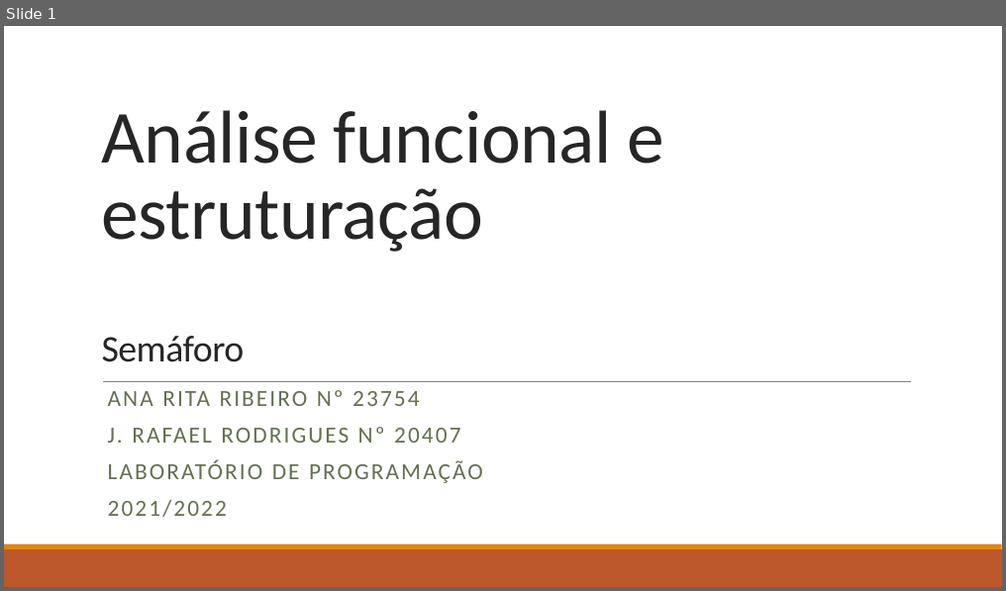
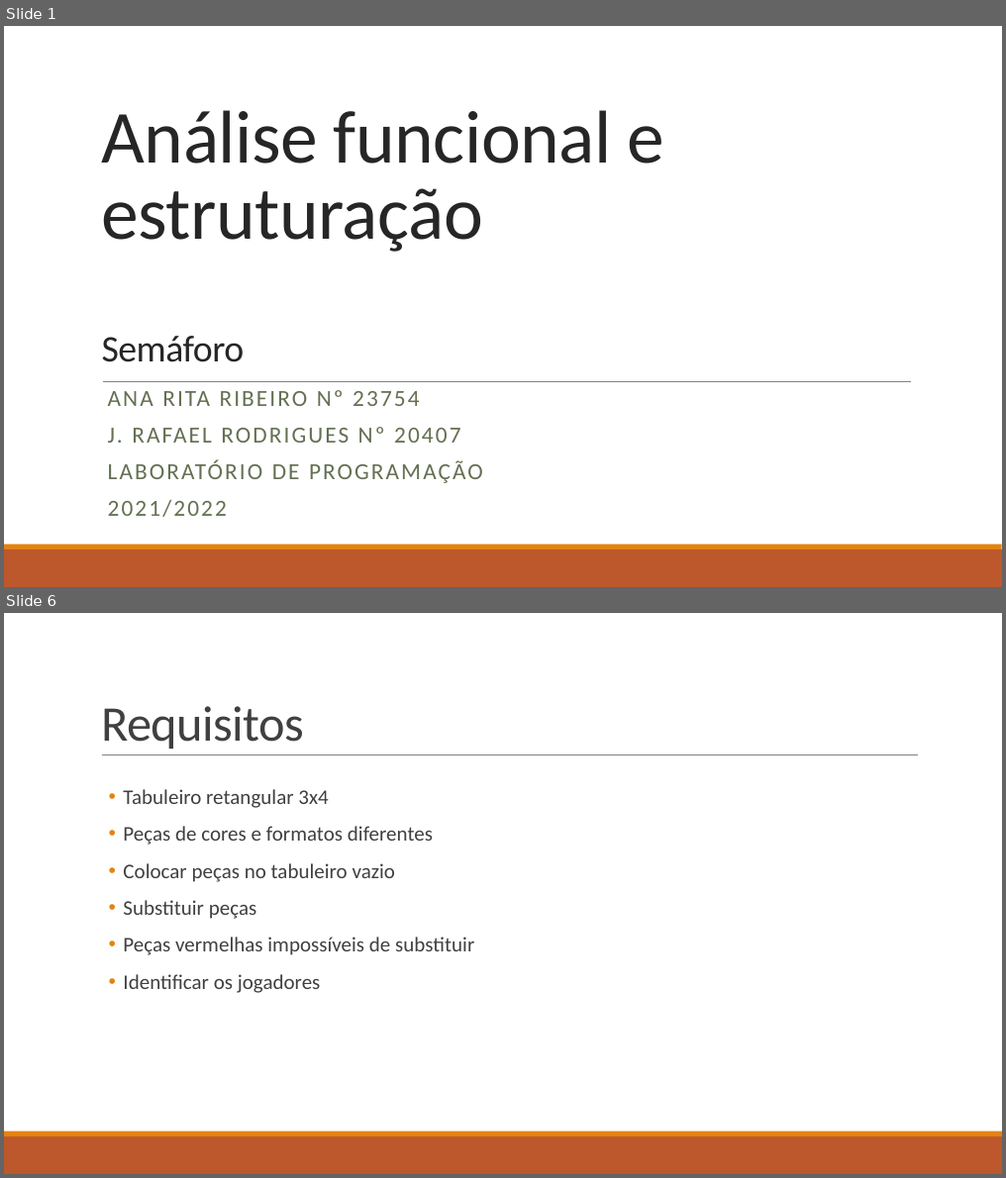
Before and after one commit to rafar99/SemaforoTP, a slide deck: Análise funcional e estruturação.pptx. Shown one above the other, each under a label of ours: slide 1 before the commit, slides 1 and 6 after it; the slides between them are not shown. The pictures are 1006x591 and 1006x1178 pixels, drawn with LibreOffice and Linux fonts; fonts in the diff are those of the drawing. Boxes give left, top, right and bottom in pixels: in the first picture for what was removed or moved away, otherwise in the second. Text is boxed around its words. In the diff, an @@ line names an element or a change of style, - is before the commit and + after.

```diff
--- a/Análise funcional e estruturação.pptx
+++ b/Análise funcional e estruturação.pptx
@@ slide 6 added at (4,613,1002,1174), background #FFFFFF; not listed: 2 template elements that a slide beside it also shows @@
@@ title added at (101,706,304,749), 48 pt, text #404040 @@
+Requisitos
@@ line added from (102, 756) to (918, 756), #808080 0.5 pt @@
@@ text added at (123,789,474,993), 20 pt, text #404040 @@
+• Tabuleiro retangular 3x4
+• Peças de cores e formatos diferentes
+• Colocar peças no tabuleiro vazio
+• Substituir peças
+• Peças vermelhas impossíveis de substituir
+• Identificar os jogadores
```
Also in this commit, not shown: 6 other slides added, 2 slides removed.
